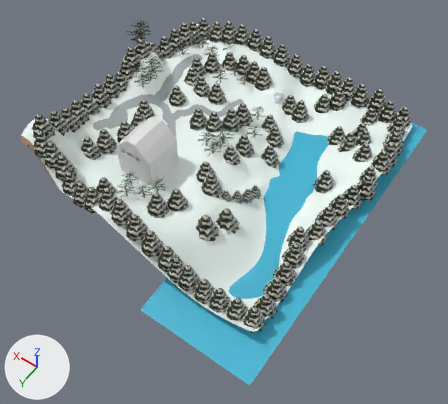
One commit to the Blender file snake_run_2/level_data/forest.blend: the scene before it, then after it.
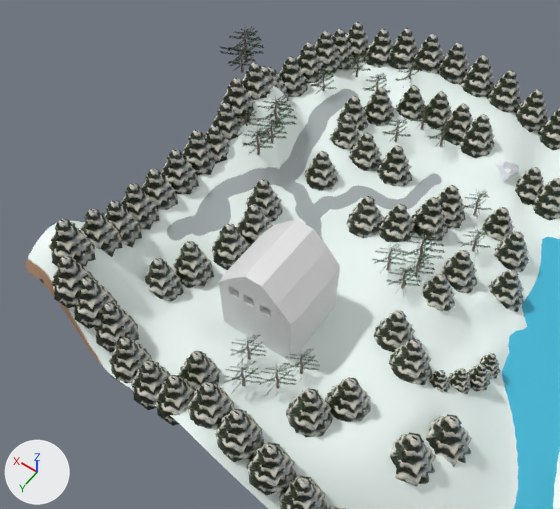
Old and new are each drawn whole from a 50 mm lens placed at (-85.1, 118.5, 153.3), pointed at (-10.8, 14.5, -10.0) and again close up from a 50 mm lens placed at (-28.1, 81.1, 107.6), pointed at (19.2, 14.8, 3.4). Every picture has the same lights, and +X, +Y and +Z are marked at lower left. The last two pictures show the newer version.
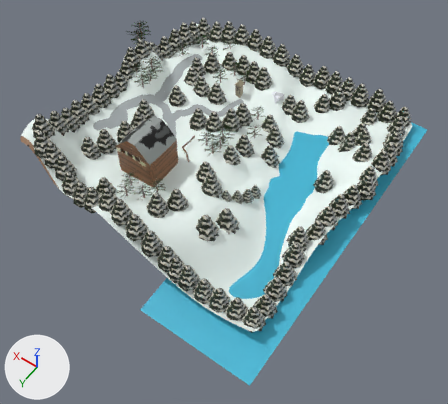
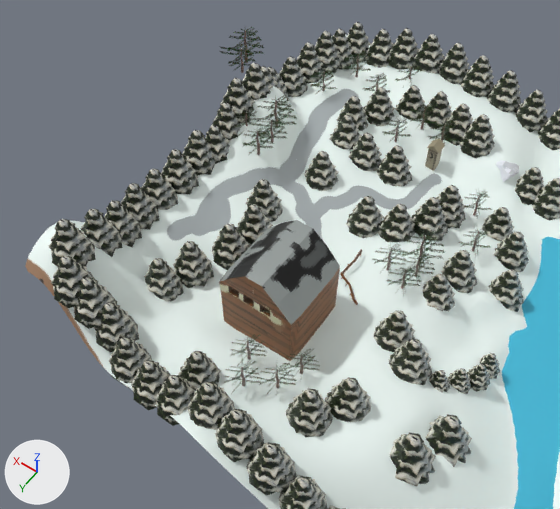
Location of each change, [x1, y1, x2, y2] in pixels of the close-ups (560 x 509 px):
part 1 of me_plane, built on: before [219, 277, 276, 352]; after [219, 249, 362, 361]
part 2 of me_plane, added: after [425, 138, 445, 171]
part 3 of me_plane, recoloured (white to grey): [228, 220, 340, 352] in both

Patch to the scene script:
```diff
--- a/snake_run_2/level_data/forest.blend.py
+++ b/snake_run_2/level_data/forest.blend.py
@@ me_plane @@
 # used by ob_plane; location = (0.0, 0.0, 0.0); scale = (2.0, 2.0, 2.0)
-me_plane.from_pydata(...)  # 30031 vertices, 28149 faces, 3 loose edges; spans x -26.5..29.7, y -25.6..30.2, z -7.1..9.7
+me_plane.from_pydata(...)  # 30357 vertices, 28486 faces, 2 loose edges; spans x -26.5..29.7, y -25.6..30.2, z -7.1..9.7
+# me_plane part 1: 18 vertices removed from x 5.3..10.6, y 7.5..14.3, z -1.3..5.5; 298 vertices added at x 2.2..10.6, y 1.4..14.3, z -2.0..7.5
+# me_plane part 2: 38 vertices added at x 4.7..6.0, y -13.3..-12.0, z -3.5..1.5
+# me_plane part 3: 206 faces spanning x 3.6..10.7, y 7.5..14.3, z -2.2..7.6 switch from no material to mat_material (picture img_forest_global_text)
+# other edits to the shape of me_plane do not show in these pictures
```
